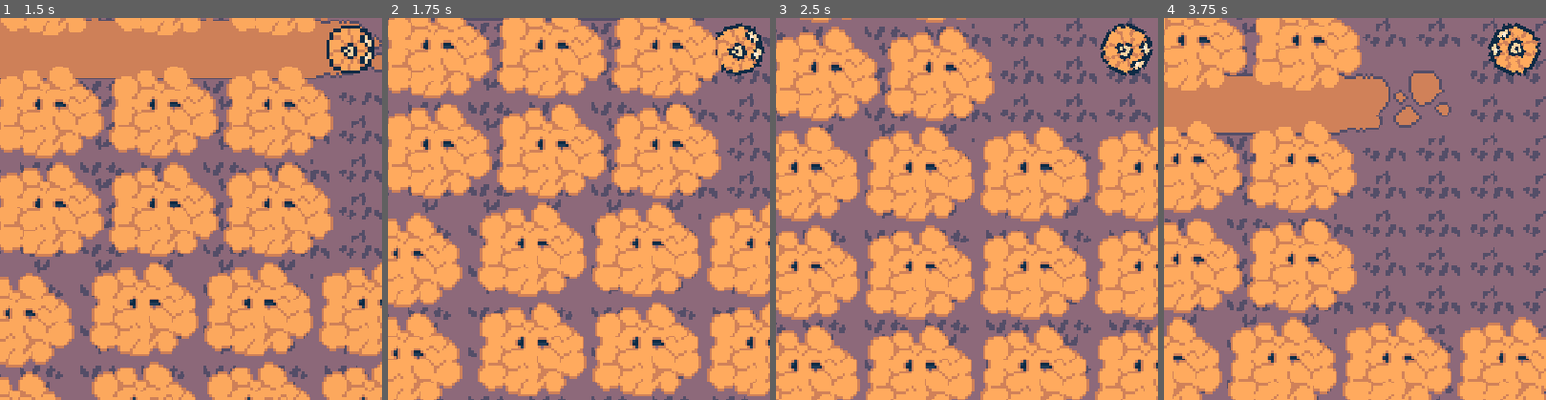
Above: before the commit, frames 1-4 (left to right).
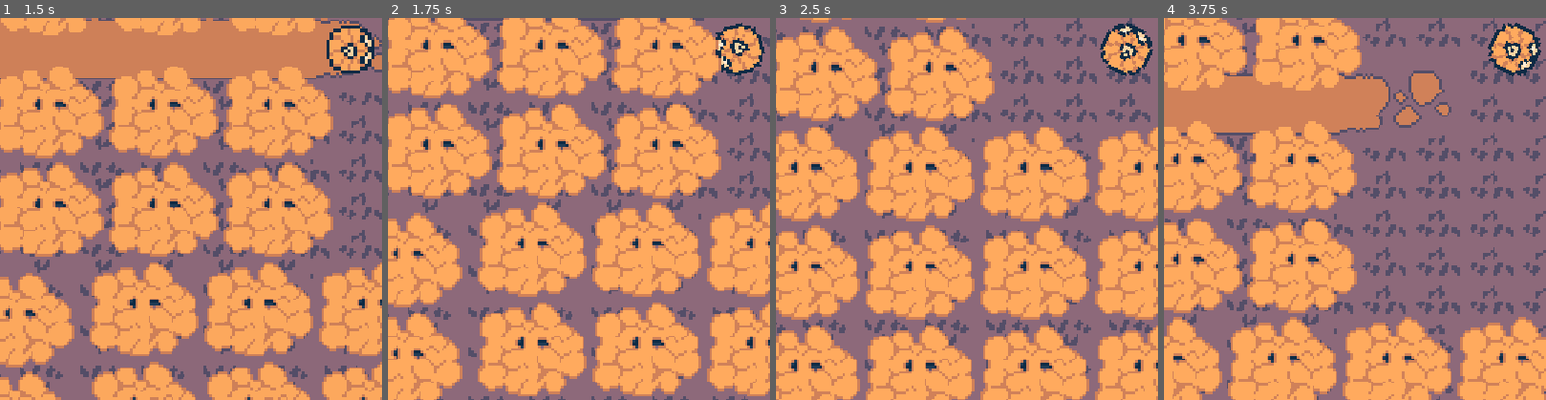
Above: after the commit, the same moments.

Repository: QuoteGenerator/Jame_Gam_Halloween
Game: Godot game, scene res://area_3.tscn
Same seed, same stepped clock (60 frames per second), same inputs: the game is played once before the commit and once after it. This scene is started directly instead of the project's main scene.
Inputs (mouse positions are % of the whole screen's width and height, from its top left):
- Up to frame 1 (1.5 s): move the mouse to (72, 45) at 0.52 s; hold D 0.53-1.28 s; move the mouse to (30, 55) at 1.27 s; hold S from 1.28 s (still down)
- Up to frame 2 (1.75 s): keep holding S
- Up to frame 3 (2.5 s): move the mouse to (60, 28) at 2.02 s; release S at 2.03 s; hold D from 2.03 s (still down)
- Up to frame 4 (3.75 s): move the mouse to (45, 70) at 2.77 s; release D at 2.78 s; hold W 2.78-3.53 s; move the mouse to (80, 65) at 3.52 s; hold A from 3.53 s (still down)
The pictures show only the part of the screen within x 4-54%, y 46-96%; the shares and areas given below are measured in that part.

Frame 1 is identical in both runs. In frame 2, 0.7% of the frame differs, in the area x 86-98%, y 2-14%; in frame 3, 0.6%; in frame 4, 0.7%, in the area x 85-98%, y 2-15%.

Commit message:
spin fixed

Diff:
--- a/Jame_GAM_HALLOWEN_FIX/jame-gam-halloween/area_3.gd
+++ b/Jame_GAM_HALLOWEN_FIX/jame-gam-halloween/area_3.gd
@@ -25,8 +25,4 @@
 		player.set_physics_process(true)
 		rotate = true
 		remote_transform.remote_path = NodePath("")
-
-
-	if rotate:
-			player.rotation_degrees -= 90
-			rotate = false
+		player.rotation_degrees = 90
Not shown, added: Jame_GAM_HALLOWEN_FIX/jame-gam-halloween/area_3.tscn241723496.tmp
